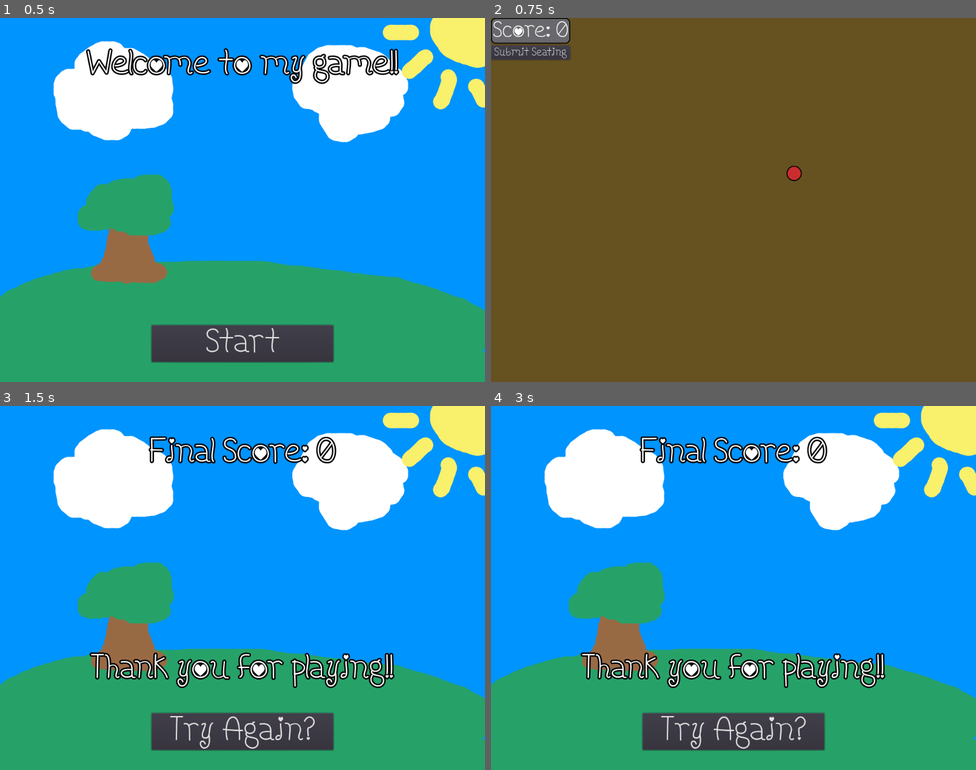
Above: before the commit, frames 1-4 (two rows, left to right).
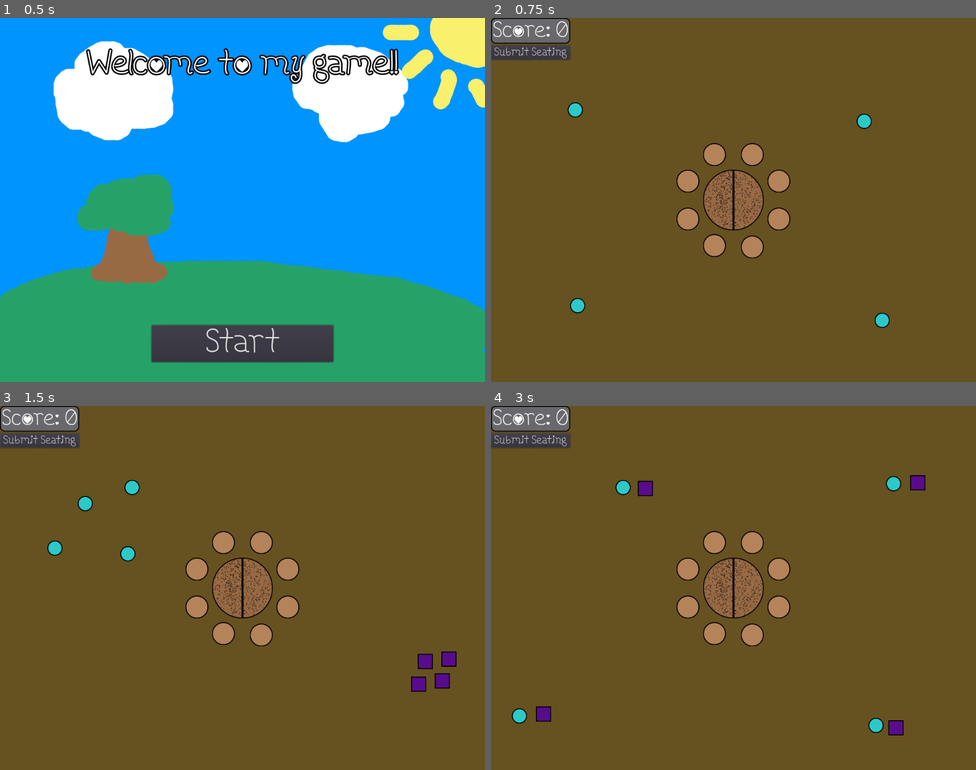
Above: after the commit, the same moments.

Repository: KoryB/ld54-limited-space
Game: Godot game, scene res://level/Start.tscn
The game is run twice, just before and just after one commit, with the same random seed, the same clock (stepped at 60 frames per second) and the same inputs.
Inputs (mouse positions are in pixels of both pictures, inside the frame that each line leads up to):
- Up to frame 1 (0.5 s): no input
- Up to frame 2 (0.75 s): click "Start" at 0.5 s
- Up to frame 3 (1.5 s): click "Submit Seating" at 1.25 s
- Up to frame 4 (3 s): click (733, 729) at 2 s, where only the run before the commit has a clickable "Try Again?"; click "Submit Seating" at 2.75 s

Frame 1 is identical in both runs. In frame 2, 3.8% of the frame differs, in the area x 15-83%, y 23-86%; in frame 3, 100%, in the area x 0-100%, y 0-100%; in frame 4, 100%.

Commit message:
Finished! Just a few levels but shows proof of concept

Diff:
--- a/level/levels/0.tscn
+++ b/level/levels/0.tscn
@@ -1,12 +1,30 @@
-[gd_scene load_steps=3 format=2]
+[gd_scene load_steps=4 format=2]
 
 [ext_resource path="res://scene/guest/guest.tscn" type="PackedScene" id=1]
 [ext_resource path="res://level/Template.tscn" type="PackedScene" id=2]
+[ext_resource path="res://scene/table/table_with_seats.tscn" type="PackedScene" id=3]
 
 [node name="Level" instance=ExtResource( 2 )]
 
-[node name="Guest" parent="Guests" index="0" instance=ExtResource( 1 )]
-position = Vector2( 640, 328 )
+[node name="TableWithSeats" parent="Tables" index="0" instance=ExtResource( 3 )]
+position = Vector2( 512, 384 )
+
+[node name="0" parent="Guests" index="0" instance=ExtResource( 1 )]
+position = Vector2( 788, 218 )
+
+[node name="1" parent="Guests" index="1" instance=ExtResource( 1 )]
+position = Vector2( 178, 194 )
+
+[node name="2" parent="Guests" index="2" instance=ExtResource( 1 )]
+position = Vector2( 183, 607 )
+
+[node name="3" parent="Guests" index="3" instance=ExtResource( 1 )]
+position = Vector2( 826, 638 )
 
 [node name="Submit" parent="GameCamera/VBoxContainer" index="1"]
-next_level = "res://level/End.tscn"
+next_level = "res://level/levels/1.tscn"
+
+[editable path="Guests/0"]
+[editable path="Guests/1"]
+[editable path="Guests/2"]
+[editable path="Guests/3"]
--- /dev/null
+++ b/level/levels/1.tscn
@@ -0,0 +1,147 @@
+[gd_scene load_steps=5 format=2]
+
+[ext_resource path="res://scene/guest/guest.tscn" type="PackedScene" id=1]
+[ext_resource path="res://level/Template.tscn" type="PackedScene" id=2]
+[ext_resource path="res://scene/table/table_with_seats.tscn" type="PackedScene" id=3]
+[ext_resource path="res://scene/guest/preference/preference_want_neighbor.gd" type="Script" id=4]
+
+[node name="Level" instance=ExtResource( 2 )]
+
+[node name="TableWithSeats" parent="Tables" index="0" instance=ExtResource( 3 )]
+position = Vector2( 512, 384 )
+
+[node name="0" parent="Guests" index="0" instance=ExtResource( 1 )]
+position = Vector2( 279, 172 )
+
+[node name="Node" parent="Guests/0/Preferences" index="0"]
+script = ExtResource( 4 )
+text = "I'd like to sit by a Circle, please."
+preference = 0
+scale = 100.0
+baseline = 0.0
+
+[node name="1" parent="Guests" index="1" instance=ExtResource( 1 )]
+position = Vector2( 180, 206 )
+
+[node name="Node" parent="Guests/1/Preferences" index="0"]
+script = ExtResource( 4 )
+text = "I'd like to sit by a Circle, please."
+preference = 0
+scale = 100.0
+baseline = 0.0
+
+[node name="2" parent="Guests" index="2" instance=ExtResource( 1 )]
+position = Vector2( 270, 312 )
+
+[node name="Node" parent="Guests/2/Preferences" index="0"]
+script = ExtResource( 4 )
+text = "I'd like to sit by a Circle, please."
+preference = 0
+scale = 100.0
+baseline = 0.0
+
+[node name="3" parent="Guests" index="3" instance=ExtResource( 1 )]
+position = Vector2( 116, 300 )
+
+[node name="Node" parent="Guests/3/Preferences" index="0"]
+script = ExtResource( 4 )
+text = "I'd like to sit by a Circle, please."
+preference = 0
+scale = 100.0
+baseline = 0.0
+
+[node name="4" parent="Guests" index="4" instance=ExtResource( 1 )]
+position = Vector2( 934, 580 )
+shape_type = 1
+color = Color( 0.345098, 0.0470588, 0.54902, 1 )
+
+[node name="Node" parent="Guests/4/Preferences" index="0"]
+script = ExtResource( 4 )
+text = "I'd like to sit by a Square, please."
+preference = 1
+scale = 100.0
+baseline = 0.0
+
+[node name="Sprite" parent="Guests/4" index="1"]
+modulate = Color( 0.345098, 0.0470588, 0.54902, 1 )
+
+[node name="Circle" parent="Guests/4/Sprite" index="0"]
+visible = false
+
+[node name="Square" parent="Guests/4/Sprite" index="1"]
+visible = true
+
+[node name="5" parent="Guests" index="5" instance=ExtResource( 1 )]
+position = Vector2( 948, 534 )
+shape_type = 1
+color = Color( 0.345098, 0.0470588, 0.54902, 1 )
+
+[node name="Node" parent="Guests/5/Preferences" index="0"]
+script = ExtResource( 4 )
+text = "I'd like to sit by a Square, please."
+preference = 1
+scale = 100.0
+baseline = 0.0
+
+[node name="Sprite" parent="Guests/5" index="1"]
+modulate = Color( 0.345098, 0.0470588, 0.54902, 1 )
+
+[node name="Circle" parent="Guests/5/Sprite" index="0"]
+visible = false
+
+[node name="Square" parent="Guests/5/Sprite" index="1"]
+visible = true
+
+[node name="6" parent="Guests" index="6" instance=ExtResource( 1 )]
+position = Vector2( 898, 539 )
+shape_type = 1
+color = Color( 0.345098, 0.0470588, 0.54902, 1 )
+
+[node name="Node" parent="Guests/6/Preferences" index="0"]
+script = ExtResource( 4 )
+text = "I'd like to sit by a Square, please."
+preference = 1
+scale = 100.0
+baseline = 0.0
+
+[node name="Sprite" parent="Guests/6" index="1"]
+modulate = Color( 0.345098, 0.0470588, 0.54902, 1 )
+
+[node name="Circle" parent="Guests/6/Sprite" index="0"]
+visible = false
+
+[node name="Square" parent="Guests/6/Sprite" index="1"]
+visible = true
+
+[node name="7" parent="Guests" index="7" instance=ExtResource( 1 )]
+position = Vector2( 884, 587 )
+shape_type = 1
+color = Color( 0.345098, 0.0470588, 0.54902, 1 )
+
+[node name="Node" parent="Guests/7/Preferences" index="0"]
+script = ExtResource( 4 )
+text = "I'd like to sit by a Square, please."
+preference = 1
+scale = 100.0
+baseline = 0.0
+
+[node name="Sprite" parent="Guests/7" index="1"]
+modulate = Color( 0.345098, 0.0470588, 0.54902, 1 )
+
+[node name="Circle" parent="Guests/7/Sprite" index="0"]
+visible = false
+
+[node name="Square" parent="Guests/7/Sprite" index="1"]
+visible = true
+
+[node name="Submit" parent="GameCamera/VBoxContainer" index="1"]
+next_level = "res://level/levels/2.tscn"
+
+[editable path="Guests/0"]
+[editable path="Guests/1"]
+[editable path="Guests/2"]
+[editable path="Guests/3"]
+[editable path="Guests/4"]
+[editable path="Guests/5"]
+[editable path="Guests/6"]
+[editable path="Guests/7"]
--- /dev/null
+++ b/level/levels/2.tscn
@@ -0,0 +1,147 @@
+[gd_scene load_steps=5 format=2]
+
+[ext_resource path="res://scene/guest/guest.tscn" type="PackedScene" id=1]
+[ext_resource path="res://level/Template.tscn" type="PackedScene" id=2]
+[ext_resource path="res://scene/table/table_with_seats.tscn" type="PackedScene" id=3]
+[ext_resource path="res://scene/guest/preference/preference_want_neighbor.gd" type="Script" id=4]
+
+[node name="Level" instance=ExtResource( 2 )]
+
+[node name="TableWithSeats" parent="Tables" index="0" instance=ExtResource( 3 )]
+position = Vector2( 512, 384 )
+
+[node name="0" parent="Guests" index="0" instance=ExtResource( 1 )]
+position = Vector2( 279, 172 )
+
+[node name="Node" parent="Guests/0/Preferences" index="0"]
+script = ExtResource( 4 )
+text = "Please avoid other Circles!"
+preference = 0
+scale = -100.0
+baseline = 200.0
+
+[node name="1" parent="Guests" index="1" instance=ExtResource( 1 )]
+position = Vector2( 850, 164 )
+
+[node name="Node" parent="Guests/1/Preferences" index="0"]
+script = ExtResource( 4 )
+text = "Please avoid other Circles!"
+preference = 0
+scale = -100.0
+baseline = 200.0
+
+[node name="2" parent="Guests" index="2" instance=ExtResource( 1 )]
+position = Vector2( 60, 654 )
+
+[node name="Node" parent="Guests/2/Preferences" index="0"]
+script = ExtResource( 4 )
+text = "Please avoid other Circles!"
+preference = 0
+scale = -100.0
+baseline = 200.0
+
+[node name="3" parent="Guests" index="3" instance=ExtResource( 1 )]
+position = Vector2( 813, 674 )
+
+[node name="Node" parent="Guests/3/Preferences" index="0"]
+script = ExtResource( 4 )
+text = "Please avoid other Circles!"
+preference = 0
+scale = -100.0
+baseline = 200.0
+
+[node name="4" parent="Guests" index="4" instance=ExtResource( 1 )]
+position = Vector2( 901, 162 )
+shape_type = 1
+color = Color( 0.345098, 0.0470588, 0.54902, 1 )
+
+[node name="Node" parent="Guests/4/Preferences" index="0"]
+script = ExtResource( 4 )
+text = "Please avoid other Squares."
+preference = 1
+scale = -100.0
+baseline = 200.0
+
+[node name="Sprite" parent="Guests/4" index="1"]
+modulate = Color( 0.345098, 0.0470588, 0.54902, 1 )
+
+[node name="Circle" parent="Guests/4/Sprite" index="0"]
+visible = false
+
+[node name="Square" parent="Guests/4/Sprite" index="1"]
+visible = true
+
+[node name="5" parent="Guests" index="5" instance=ExtResource( 1 )]
+position = Vector2( 111, 650 )
+shape_type = 1
+color = Color( 0.345098, 0.0470588, 0.54902, 1 )
+
+[node name="Node" parent="Guests/5/Preferences" index="0"]
+script = ExtResource( 4 )
+text = "Please avoid other Squares."
+preference = 1
+scale = -100.0
+baseline = 200.0
+
+[node name="Sprite" parent="Guests/5" index="1"]
+modulate = Color( 0.345098, 0.0470588, 0.54902, 1 )
+
+[node name="Circle" parent="Guests/5/Sprite" index="0"]
+visible = false
+
+[node name="Square" parent="Guests/5/Sprite" index="1"]
+visible = true
+
+[node name="7" parent="Guests" index="6" instance=ExtResource( 1 )]
+position = Vector2( 855, 679 )
+shape_type = 1
+color = Color( 0.345098, 0.0470588, 0.54902, 1 )
+
+[node name="Node" parent="Guests/7/Preferences" index="0"]
+script = ExtResource( 4 )
+text = "Please avoid other Squares."
+preference = 1
+scale = -100.0
+baseline = 200.0
+
+[node name="Sprite" parent="Guests/7" index="1"]
+modulate = Color( 0.345098, 0.0470588, 0.54902, 1 )
+
+[node name="Circle" parent="Guests/7/Sprite" index="0"]
+visible = false
+
+[node name="Square" parent="Guests/7/Sprite" index="1"]
+visible = true
+
+[node name="6" parent="Guests" index="7" instance=ExtResource( 1 )]
+position = Vector2( 326, 174 )
+shape_type = 1
+color = Color( 0.345098, 0.0470588, 0.54902, 1 )
+
+[node name="Node" parent="Guests/6/Preferences" index="0"]
+script = ExtResource( 4 )
+text = "I HATE SQUARES!!!!"
+preference = 1
+scale = -200.0
+baseline = 100.0
+
+[node name="Sprite" parent="Guests/6" index="1"]
+modulate = Color( 0.345098, 0.0470588, 0.54902, 1 )
+
+[node name="Circle" parent="Guests/6/Sprite" index="0"]
+visible = false
+
+[node name="Square" parent="Guests/6/Sprite" index="1"]
+visible = true
+
+[node name="Submit" parent="GameCamera/VBoxContainer" index="1"]
+next_level = "res://level/levels/3.tscn"
+
+[editable path="Guests/0"]
+[editable path="Guests/1"]
+[editable path="Guests/2"]
+[editable path="Guests/3"]
+[editable path="Guests/4"]
+[editable path="Guests/5"]
+[editable path="Guests/7"]
+[editable path="Guests/6"]
--- /dev/null
+++ b/level/levels/3.tscn
@@ -0,0 +1,97 @@
+[gd_scene load_steps=7 format=2]
+
+[ext_resource path="res://scene/guest/guest.tscn" type="PackedScene" id=1]
+[ext_resource path="res://level/Template.tscn" type="PackedScene" id=2]
+[ext_resource path="res://scene/table/table_with_seats.tscn" type="PackedScene" id=3]
+[ext_resource path="res://scene/guest/preference/preference_across.gd" type="Script" id=4]
+[ext_resource path="res://scene/guest/preference/preference_want_specific.gd" type="Script" id=5]
+[ext_resource path="res://scene/guest/preference/preference_neighbor_any.gd" type="Script" id=6]
+
+[node name="Level" instance=ExtResource( 2 )]
+
+[node name="TableWithSeats" parent="Tables" index="0" instance=ExtResource( 3 )]
+position = Vector2( 512, 384 )
+
+[node name="Husband0" parent="Guests" index="0" instance=ExtResource( 1 )]
+position = Vector2( 114, 279 )
+color = Color( 0.713726, 0.176471, 0.788235, 1 )
+
+[node name="Node" parent="Guests/Husband0/Preferences" index="0"]
+script = ExtResource( 5 )
+text = "I want to sit by my Husband!"
+preference_path = NodePath("../../../Husband1")
+scale = 100.0
+baseline = 0.0
+
+[node name="Sprite" parent="Guests/Husband0" index="1"]
+modulate = Color( 0.713726, 0.176471, 0.788235, 1 )
+
+[node name="Husband1" parent="Guests" index="1" instance=ExtResource( 1 )]
+position = Vector2( 87, 332 )
+shape_type = 1
+color = Color( 0.713726, 0.176471, 0.788235, 1 )
+
+[node name="Node" parent="Guests/Husband1/Preferences" index="0"]
+script = ExtResource( 5 )
+text = "I want to sit by my Husband!"
+preference_path = NodePath("../../../Husband0")
+scale = 100.0
+baseline = 0.0
+
+[node name="Sprite" parent="Guests/Husband1" index="1"]
+modulate = Color( 0.713726, 0.176471, 0.788235, 1 )
+
+[node name="Circle" parent="Guests/Husband1/Sprite" index="0"]
+visible = false
+
+[node name="Square" parent="Guests/Husband1/Sprite" index="1"]
+visible = true
+
+[node name="BrotherToHusband1" parent="Guests" index="2" instance=ExtResource( 1 )]
+position = Vector2( 825, 324 )
+shape_type = 1
+color = Color( 0.72549, 0.788235, 0.176471, 1 )
+
+[node name="Node" parent="Guests/BrotherToHusband1/Preferences" index="0"]
+script = ExtResource( 4 )
+text = "I want to sit across from my brother..."
+preference_path = NodePath("../../../Husband1")
+scale = 200.0
+baseline = -100.0
+
+[node name="Sprite" parent="Guests/BrotherToHusband1" index="1"]
+modulate = Color( 0.72549, 0.788235, 0.176471, 1 )
+
+[node name="Circle" parent="Guests/BrotherToHusband1/Sprite" index="0"]
+visible = false
+
+[node name="Square" parent="Guests/BrotherToHusband1/Sprite" index="1"]
+visible = true
+
+[node name="Loner" parent="Guests" index="3" instance=ExtResource( 1 )]
+position = Vector2( 64, 705 )
+shape_type = 2
+color = Color( 0.788235, 0.176471, 0.176471, 1 )
+
+[node name="Node" parent="Guests/Loner/Preferences" index="0"]
+script = ExtResource( 6 )
+text = "I really just want to by alone"
+scale = -100.0
+baseline = 200.0
+
+[node name="Sprite" parent="Guests/Loner" index="1"]
+modulate = Color( 0.788235, 0.176471, 0.176471, 1 )
+
+[node name="Circle" parent="Guests/Loner/Sprite" index="0"]
+visible = false
+
+[node name="Triangle" parent="Guests/Loner/Sprite" index="2"]
+visible = true
+
+[node name="Submit" parent="GameCamera/VBoxContainer" index="1"]
+next_level = "res://level/End.tscn"
+
+[editable path="Guests/Husband0"]
+[editable path="Guests/Husband1"]
+[editable path="Guests/BrotherToHusband1"]
+[editable path="Guests/Loner"]
--- a/level/submit_button.gd
+++ b/level/submit_button.gd
@@ -6,8 +6,8 @@
 
 # Called when the node enters the scene tree for the first time.
 func _ready():
-	self.connect("pressed", self, "_pressed")
+	self.connect("pressed", self, "on_pressed")
 
 
-func _pressed():
+func on_pressed():
 	GameManager.goto_level(next_level, get_node("%Score").score)
--- a/scene/guest/guest.gd
+++ b/scene/guest/guest.gd
@@ -59,6 +59,9 @@
 				if (self.position - walk_target).length() < 2.0:
 					enter_wait()
 
+		if should_show_gui():
+			self.get_parent().move_child(self, self.get_parent().get_child_count() - 1)
+
 
 func calculate_score(neighbors: Neighbors) -> float:
 	var sum = 0
@@ -105,7 +108,7 @@
 		$Sprite/Circle.visible = true
 	elif shape_type == ShapeType.SQUARE:
 		$Sprite/Square.visible = true
-	elif shape_type == ShapeType.Triangle:
+	elif shape_type == ShapeType.TRIANGLE:
 		$Sprite/Triangle.visible = true
 
 	$Sprite.modulate = color
--- a/scene/guest/guest.tscn
+++ b/scene/guest/guest.tscn
@@ -17,8 +17,8 @@
 [node name="Guest" type="Node2D"]
 script = ExtResource( 3 )
 guest_name = "Hectorina III"
-color = Color( 0.788235, 0.176471, 0.176471, 1 )
-walk_speed = 64.0
+color = Color( 0.176471, 0.788235, 0.788235, 1 )
+walk_time_max = 5.0
 
 [node name="Preferences" type="Node" parent="."]
 
@@ -26,7 +26,7 @@
 script = ExtResource( 4 )
 
 [node name="Sprite" type="Node2D" parent="."]
-modulate = Color( 0.788235, 0.176471, 0.176471, 1 )
+modulate = Color( 0.176471, 0.788235, 0.788235, 1 )
 
 [node name="Circle" type="Sprite" parent="Sprite"]
 texture = ExtResource( 1 )
--- a/scene/guest/neighbors.gd
+++ b/scene/guest/neighbors.gd
@@ -25,4 +25,4 @@
 	if all.size() == 0:
 		return null
 	else:
-		return all[all.size() / 2 + 1]
+		return all[all.size() / 2]
--- /dev/null
+++ b/scene/guest/preference/preference_across.gd
@@ -0,0 +1,17 @@
+extends GuestPreference
+
+
+export(NodePath) var preference_path
+onready var preference = get_node(preference_path)
+export var scale := 100.0
+export var baseline := 0.0
+
+
+func calculate_score(other_guests: Neighbors) -> float:
+	var score = baseline
+
+	if other_guests.across != null and other_guests.across == self.preference:
+		print(self.preference.name + ',' + other_guests.across.name)
+		score += scale
+
+	return score
--- /dev/null
+++ b/scene/guest/preference/preference_neighbor_any.gd
@@ -0,0 +1,16 @@
+extends GuestPreference
+
+export var scale := 100.0
+export var baseline := 0.0
+
+
+func calculate_score(other_guests: Neighbors) -> float:
+	var score = baseline
+
+	if other_guests.left != null:
+		score += scale
+
+	if other_guests.right != null:
+		score += scale
+
+	return score
--- /dev/null
+++ b/scene/guest/preference/preference_want_neighbor.gd
@@ -0,0 +1,18 @@
+extends GuestPreference
+
+
+export(Guest.ShapeType) var preference
+export var scale := 100.0
+export var baseline := 0.0
+
+
+func calculate_score(other_guests: Neighbors) -> float:
+	var score = baseline
+
+	if other_guests.left != null and other_guests.left.shape_type == self.preference:
+		score += scale
+
+	if other_guests.right != null and other_guests.right.shape_type == self.preference:
+		score += scale
+
+	return score
--- /dev/null
+++ b/scene/guest/preference/preference_want_specific.gd
@@ -0,0 +1,19 @@
+extends GuestPreference
+
+
+export(NodePath) var preference_path
+onready var preference = get_node(preference_path)
+export var scale := 100.0
+export var baseline := 0.0
+
+
+func calculate_score(other_guests: Neighbors) -> float:
+	var score = baseline
+
+	if other_guests.left != null and other_guests.left == self.preference:
+		score += scale
+
+	if other_guests.right != null and other_guests.right == self.preference:
+		score += scale
+
+	return score
--- a/scene/manager/game_manager.gd
+++ b/scene/manager/game_manager.gd
@@ -5,6 +5,11 @@
 var total_score := 0.0
 
 
+func _ready():
+	randomize()
+
+
 func goto_level(level, score):
 	total_score += score
+	print(total_score)
 	get_tree().change_scene(level)
--- a/scene/table/seat.gd
+++ b/scene/table/seat.gd
@@ -33,6 +33,7 @@
 
 func forget_occupant():
 	if self.occupant != null:
+		self.occupant.disconnect("pressed", self, "forget_occupant")
 		self.occupant.is_seated = false
 
 	self.is_occupied = false
--- a/scene/table/table_with_seats.tscn
+++ b/scene/table/table_with_seats.tscn
@@ -1,7 +1,6 @@
-[gd_scene load_steps=5 format=2]
+[gd_scene load_steps=4 format=2]
 
 [ext_resource path="res://scene/table/table.tscn" type="PackedScene" id=1]
-[ext_resource path="res://scene/table/preference/table_preference.gd" type="Script" id=2]
 [ext_resource path="res://scene/table/seat.tscn" type="PackedScene" id=3]
 [ext_resource path="res://scene/table/table_with_seats.gd" type="Script" id=4]
 
@@ -9,9 +8,6 @@
 script = ExtResource( 4 )
 
 [node name="Preferences" type="Node" parent="."]
-
-[node name="Node" type="Node" parent="Preferences"]
-script = ExtResource( 2 )
 
 [node name="Table" parent="." instance=ExtResource( 1 )]
 
